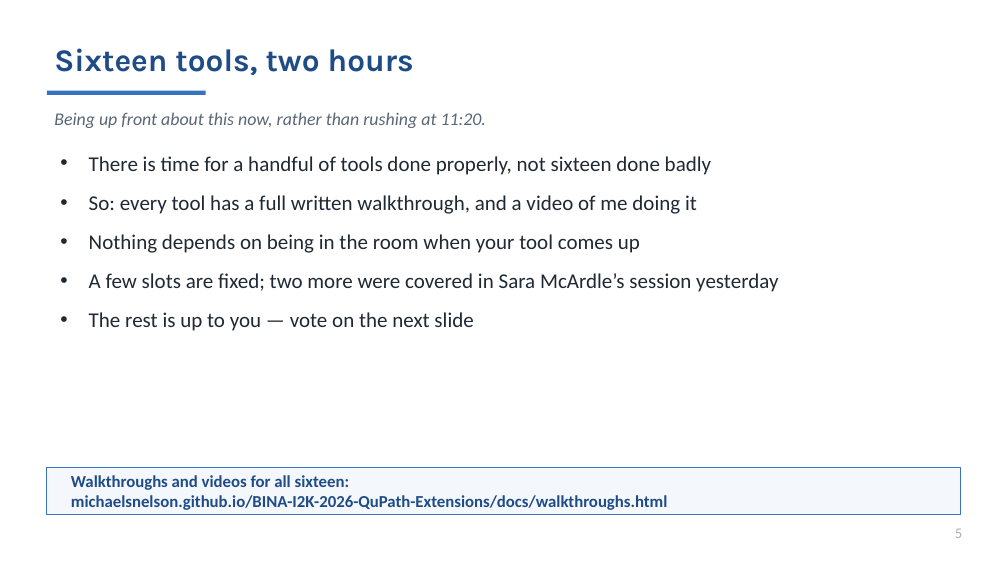
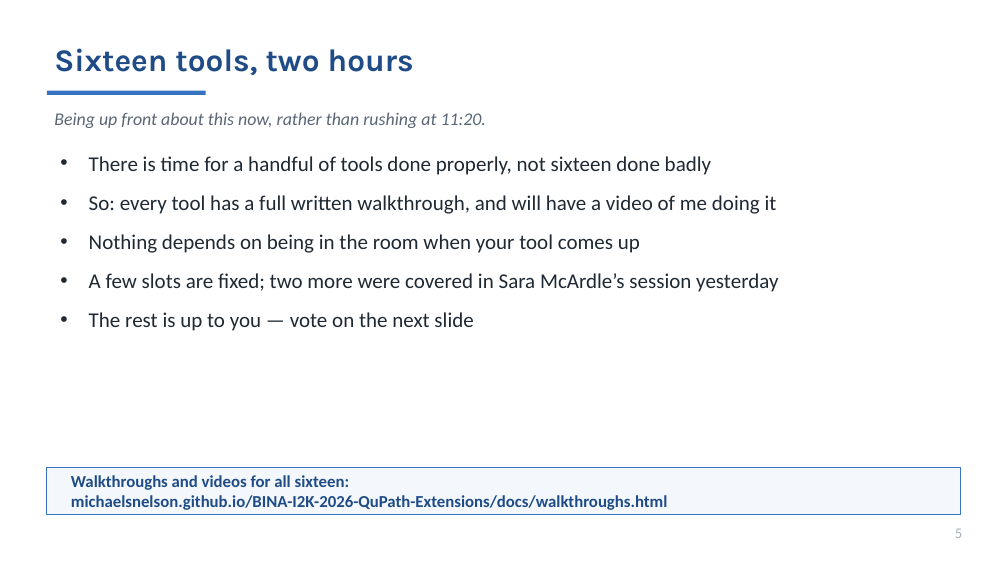
Before and after one commit to MichaelSNelson/BINA-I2K-2026-QuPath-Extensions, a slide deck: slide 5 of I2K_2026_QuPath_Extensions.pptx. Drawn at 1008x567 pixels with LibreOffice and Linux fonts; fonts in the diff are those of the drawing. Boxes give left, top, right and bottom in pixels: in the first picture for what was removed or moved away, otherwise in the second. Text is boxed around its words. In the diff, an @@ line names an element or a change of style, - is before the commit and + after.

```diff
--- a/I2K_2026_QuPath_Extensions.pptx
+++ b/I2K_2026_QuPath_Extensions.pptx
@@ text at [89, 195, 777, 214]: text changed @@
-• So: every tool has a full written walkthrough, and a video of me doing it
+• So: every tool has a full written walkthrough, and will have a video of me doing it
```
Also in this commit, not shown: 5 other slides changed, 10 other files.
